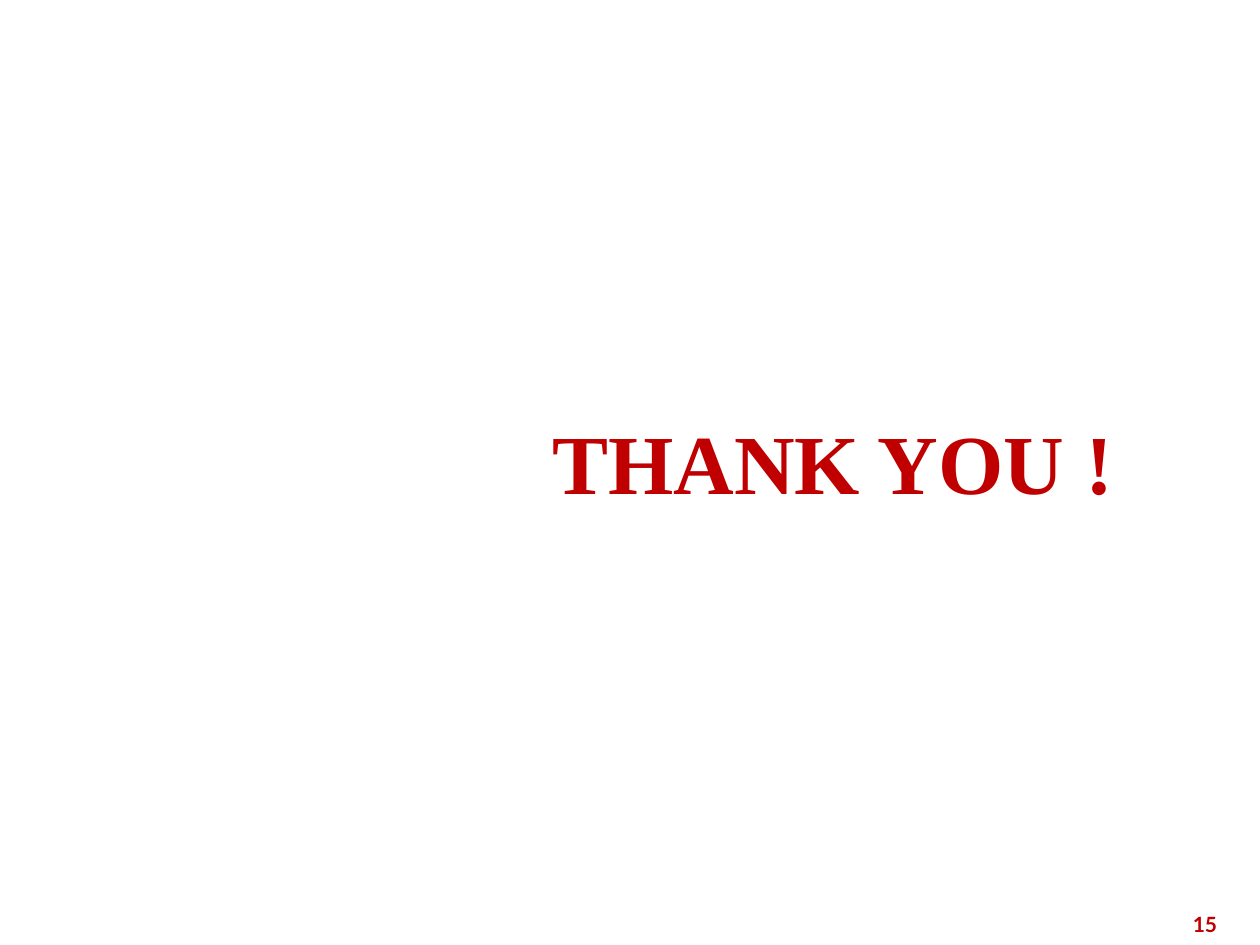
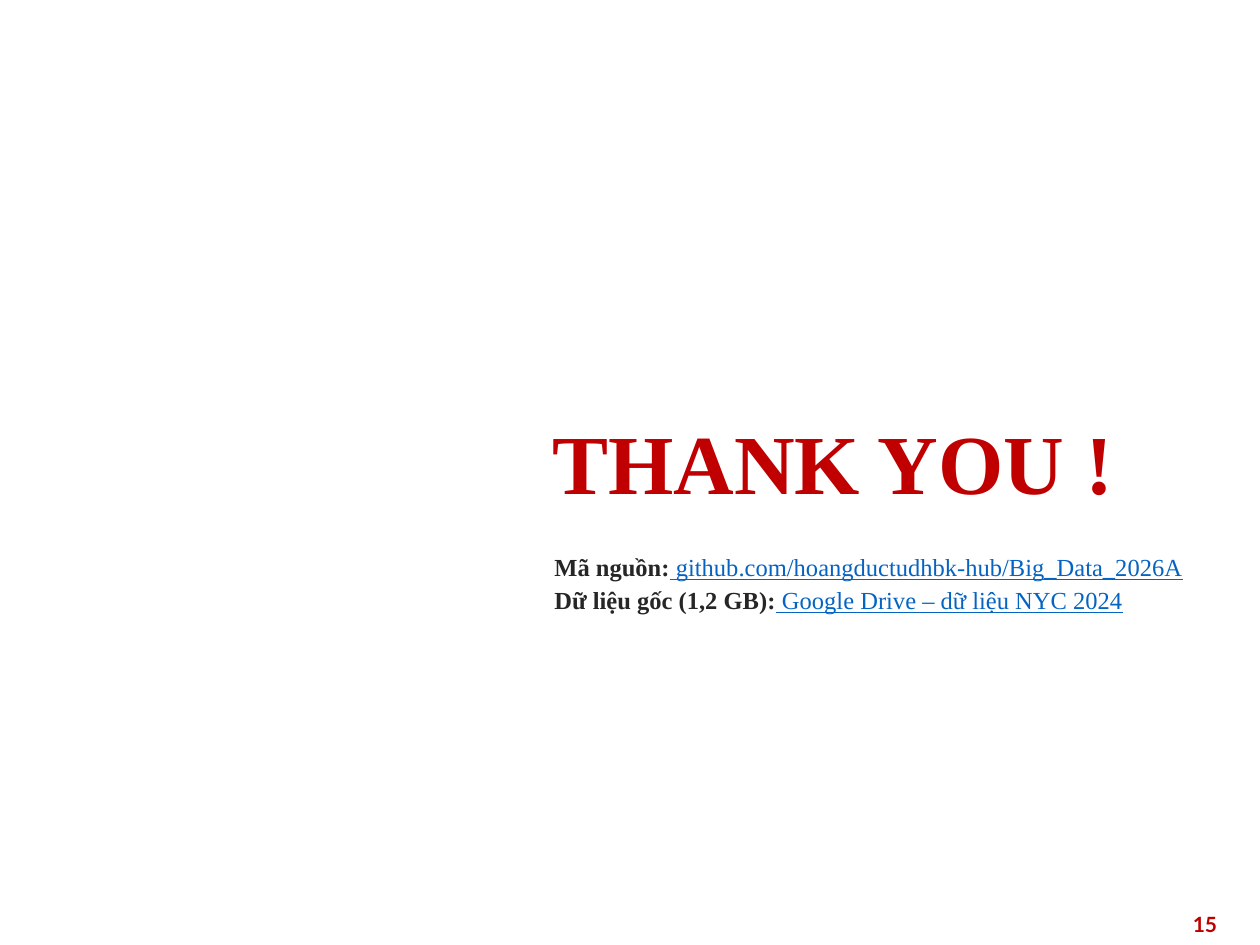
Before and after one commit to hoangductudhbk-hub/Big_Data_2026A, a slide deck: slide 15 of NOP_BAI/02_SLIDE_THUYET_TRINH.pptx. Drawn at 1260x945 pixels with LibreOffice and Linux fonts; fonts in the diff are those of the drawing; background and template pictures are left out. Boxes give left, top, right and bottom in pixels: in the first picture for what was removed or moved away, otherwise in the second. Text is boxed around its words. In the diff, an @@ line names an element or a change of style, - is before the commit and + after.

```diff
--- a/NOP_BAI/02_SLIDE_THUYET_TRINH.pptx
+++ b/NOP_BAI/02_SLIDE_THUYET_TRINH.pptx
@@ text added at (x1=554, y1=558, x2=1182, y2=615), 14 pt, text #0563C1, underline @@
+Mã nguồn: github.com/hoangductudhbk-hub/Big_Data_2026A
+Dữ liệu gốc (1,2 GB): Google Drive – dữ liệu NYC 2024
```
Also in this commit, not shown: 1 other slide changed, 4 other files.
